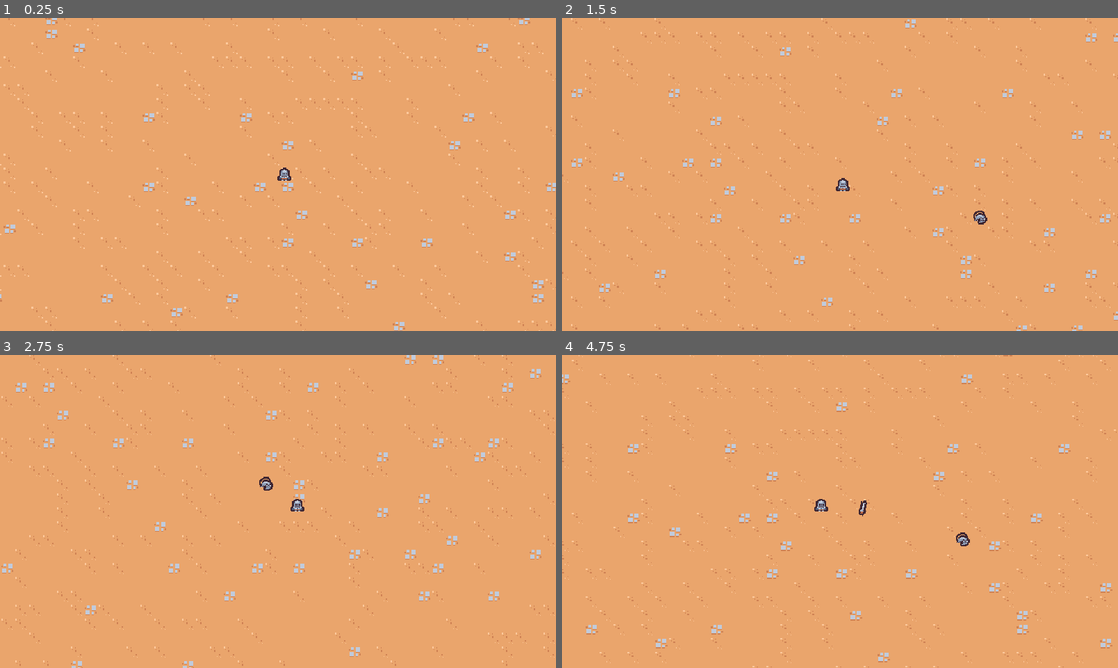
Above: before the commit, frames 1-4 (two rows, left to right).
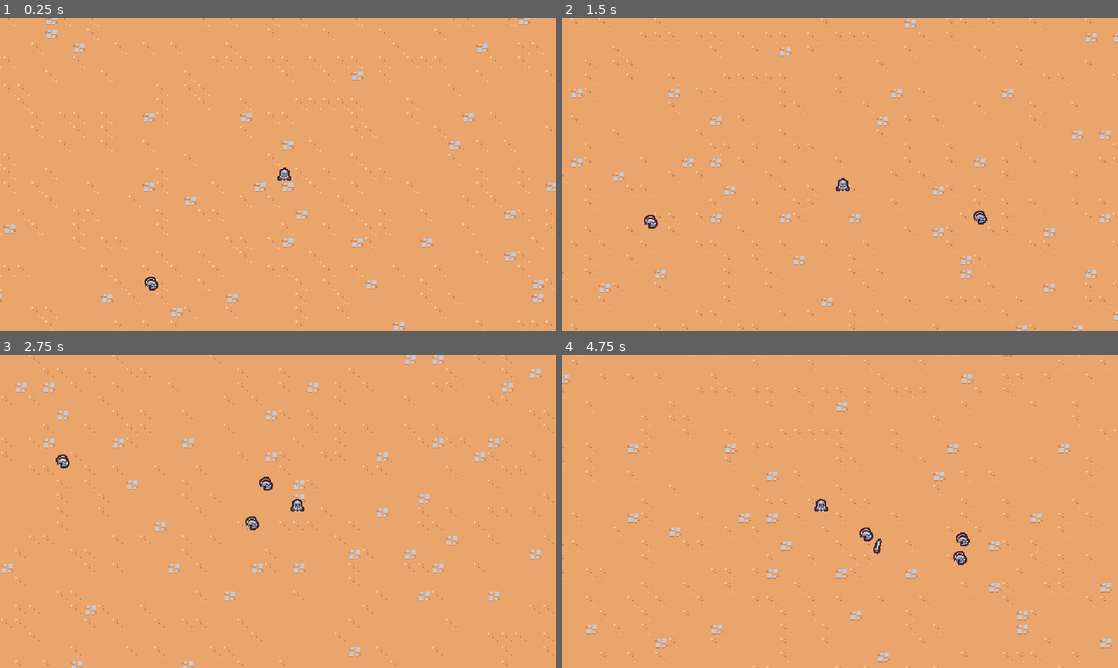
Above: after the commit, the same moments.

Repository: chatton/2DSurvivorGame
Game: Godot game, scene res://scenes/main/main.tscn
The game is run twice, just before and just after one commit, with the same random seed, the same clock (stepped at 60 frames per second) and the same inputs.
Inputs:
- Up to frame 1 (0.25 s): no input
- Up to frame 2 (1.5 s): hold Right (move_right) 0.53-1.28 s; hold S (move_down) from 1.28 s (still down)
- Up to frame 3 (2.75 s): release S (move_down) at 2.03 s; hold Right (move_right) from 2.03 s (still down)
- Up to frame 4 (4.75 s): release Right (move_right) at 2.78 s; hold W (move_up) 2.78-3.53 s; hold A (move_left) from 3.53 s (still down)

The runs differ from the first frame. In frame 1, less than 0.1% of the frame differs, in the area x 26-29%, y 82-88%; in frame 2, less than 0.1%; in frame 3, 0.2%; in frame 4, 0.3%, in the area x 53-73%, y 46-68%.

Commit message:
make sword spawn at closest enemy

Diff:
--- a/basic_enemy.tscn
+++ b/basic_enemy.tscn
@@ -6,7 +6,7 @@
 [sub_resource type="CircleShape2D" id="CircleShape2D_jg3i8"]
 radius = 5.0
 
-[node name="BasicEnemy" type="CharacterBody2D"]
+[node name="BasicEnemy" type="CharacterBody2D" groups=["enemy"]]
 collision_layer = 0
 script = ExtResource("1_otf5k")
 
--- a/scenes/ability/sword_ability/sword_ability.tscn
+++ b/scenes/ability/sword_ability/sword_ability.tscn
@@ -29,6 +29,20 @@
 "transitions": PackedFloat32Array(1, 1, 1, 1, 5.27803, 1),
 "update": 0,
 "values": [Vector2(2.08165e-12, 2.08165e-12), Vector2(1.2, 1.2), Vector2(1, 1), Vector2(2, 2), Vector2(1, 1), Vector2(2.08165e-12, 2.08165e-12)]
+}
+tracks/2/type = "method"
+tracks/2/imported = false
+tracks/2/enabled = true
+tracks/2/path = NodePath(".")
+tracks/2/interp = 1
+tracks/2/loop_wrap = true
+tracks/2/keys = {
+"times": PackedFloat32Array(0.75),
+"transitions": PackedFloat32Array(1),
+"values": [{
+"args": [],
+"method": &"queue_free"
+}]
 }
 
 [sub_resource type="Animation" id="Animation_2fn43"]
--- a/scenes/ability/sword_ability_controller/sword_ability_controller.gd
+++ b/scenes/ability/sword_ability_controller/sword_ability_controller.gd
@@ -1,5 +1,6 @@
 extends Node
 
+const MAX_RANGE = 150
 @export var sword_ability: PackedScene
 
 # Called when the node enters the scene tree for the first time.
@@ -11,6 +12,24 @@
 	var player := get_tree().get_first_node_in_group("player") as Node2D
 	if player == null:
 		return
+
+	var enemies := get_tree().get_nodes_in_group("enemy")
+	enemies = enemies.filter(func(enemy: Node2D):
+		return enemy.global_position.distance_squared_to(player.global_position) < pow(MAX_RANGE, 2)
+	)
+
+	if enemies.size() == 0:
+		return
+
+	enemies.sort_custom(func (a: Node2D, b: Node2D):
+		var a_distance = a.global_position.distance_squared_to(player.global_position)
+		var b_distance = b.global_position.distance_squared_to(player.global_position)
+		return a_distance < b_distance
+	)
+
+	var closest_enemy := enemies[0]
 	var sword := sword_ability.instantiate() as Node2D
 	player.get_parent().add_child(sword)
-	sword.global_position = player.global_position
+	sword.global_position = closest_enemy.global_position
+
+#
--- a/scenes/main/main.tscn
+++ b/scenes/main/main.tscn
@@ -19,3 +19,9 @@
 
 [node name="BasicEnemy" parent="." instance=ExtResource("4_8gg05")]
 position = Vector2(499, 188)
+
+[node name="BasicEnemy3" parent="." instance=ExtResource("4_8gg05")]
+position = Vector2(415, 403)
+
+[node name="BasicEnemy2" parent="." instance=ExtResource("4_8gg05")]
+position = Vector2(-84, 215)
